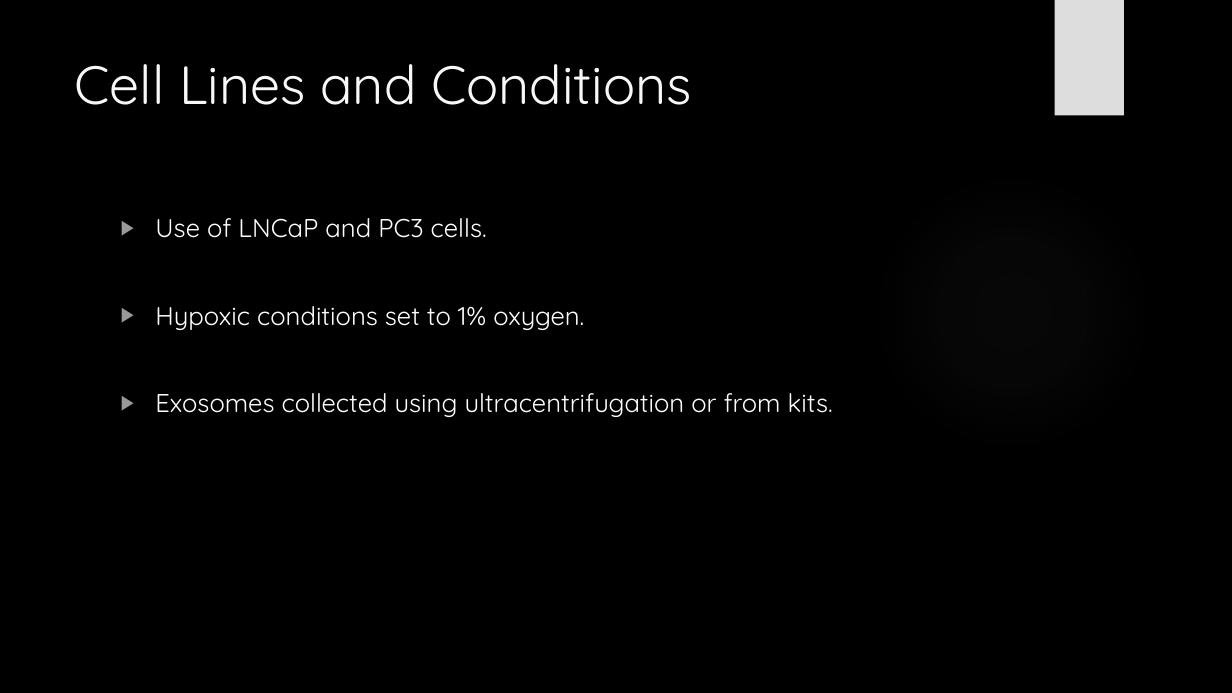
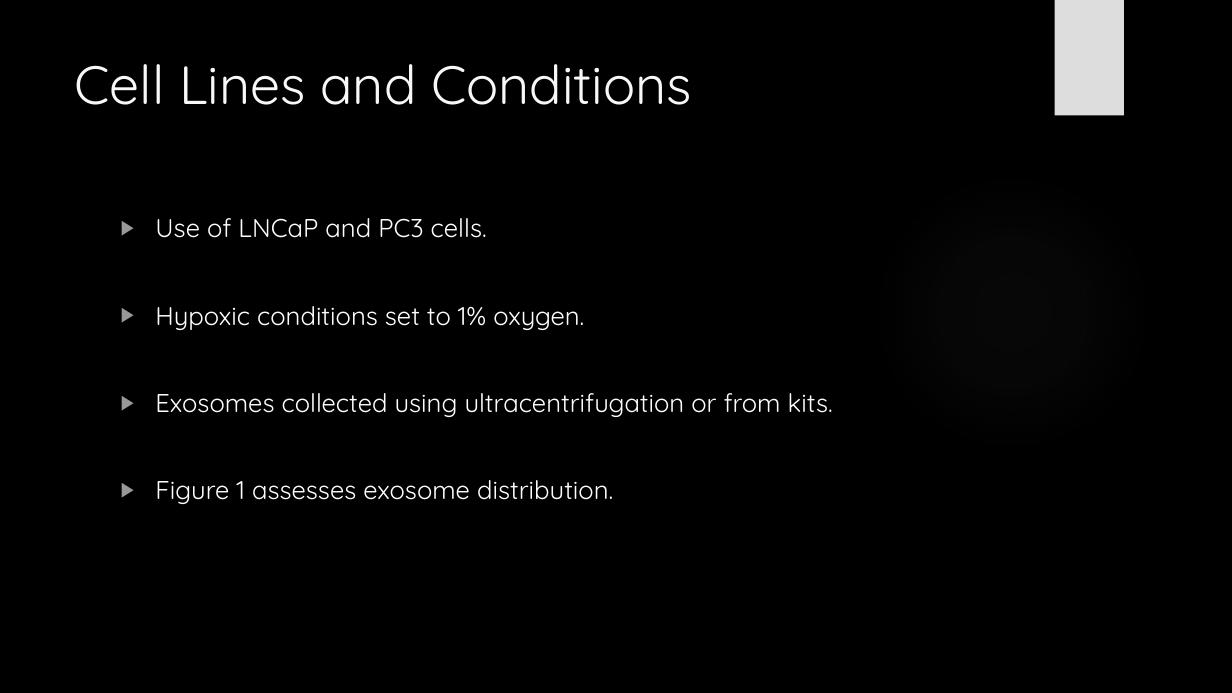
Before and after one commit to HarleyRobinson/Honours2, a slide deck: slide 6 of BackgroundInfo/JCslides.pptx. Drawn at 1232x693 pixels with LibreOffice and Linux fonts; fonts in the diff are those of the drawing; background and template pictures are left out. Boxes give left, top, right and bottom in pixels: in the first picture for what was removed or moved away, otherwise in the second. Text is boxed around its words. In the diff, an @@ line names an element or a change of style, - is before the commit and + after.

```diff
--- a/BackgroundInfo/JCslides.pptx
+++ b/BackgroundInfo/JCslides.pptx
@@ text at <box>155,480,613,504</box>: paragraph added @@
+▶ Figure 1 assesses exosome distribution.
```
Also in this commit, not shown: 4 other slides changed, 1 slide added.
